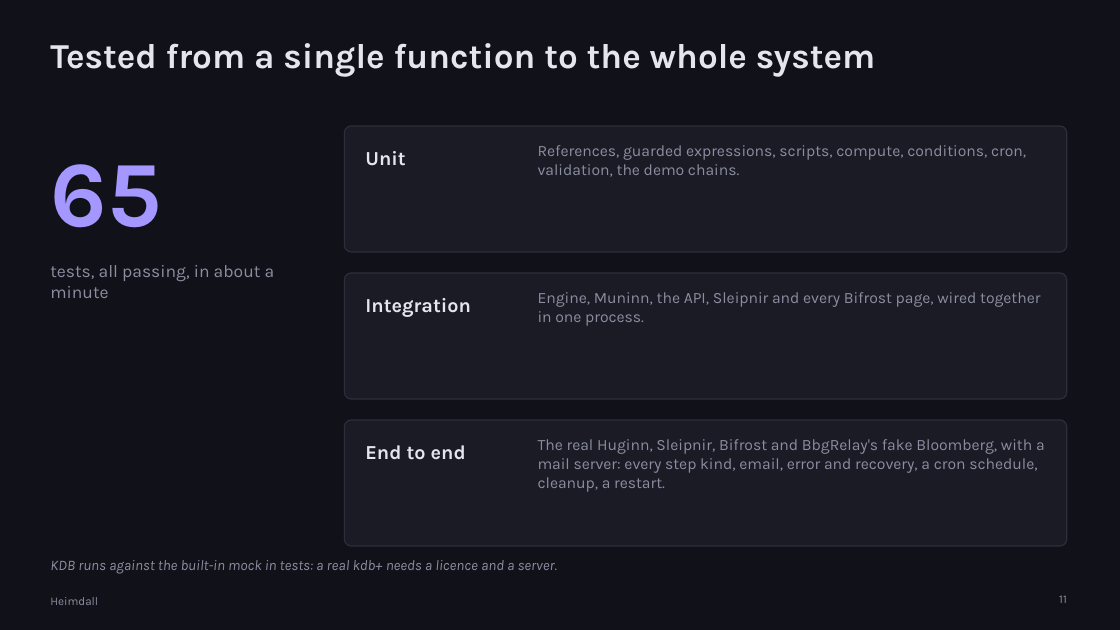
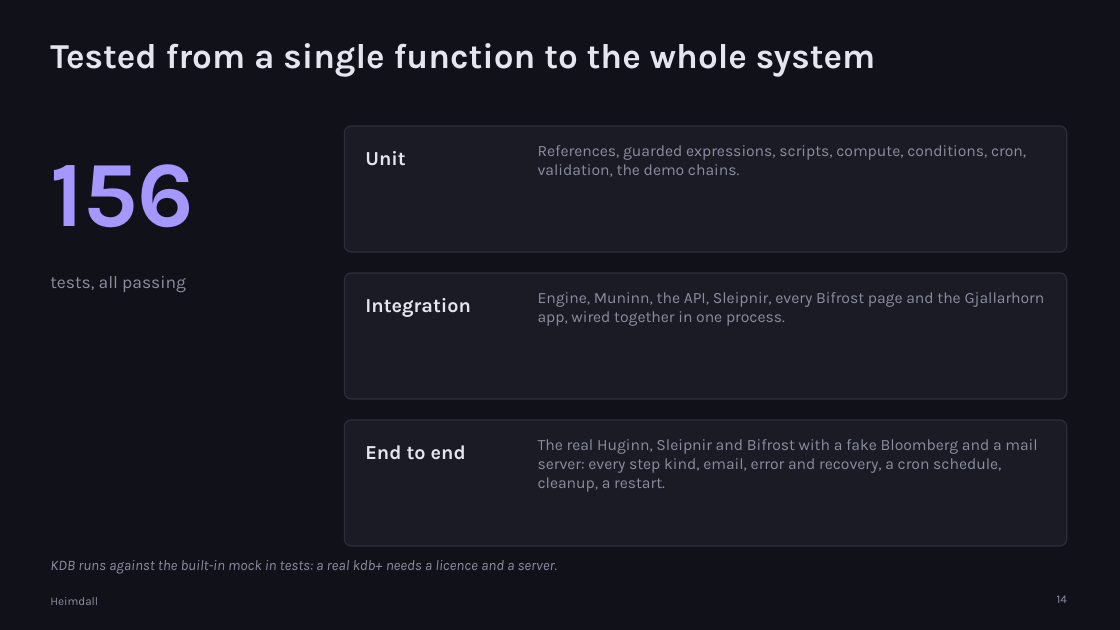
Before and after one commit to kas77000/heimdall, a slide deck: slide 14 of docs/presentation/Heimdall.pptx (slide 11 before the commit). Drawn at 1120x630 pixels with LibreOffice and Linux fonts; fonts in the diff are those of the drawing. Boxes give left, top, right and bottom in pixels: in the first picture for what was removed or moved away, otherwise in the second. Text is boxed around its words. In the diff, an @@ line names an element or a change of style, - is before the commit and + after.

```diff
--- a/docs/presentation/Heimdall.pptx
+++ b/docs/presentation/Heimdall.pptx
@@ text at bbox=[50, 164, 194, 228]: text changed @@
-65
+156
@@ text at bbox=[50, 276, 186, 292]: text changed @@
-tests, all passing, in about a minute
+tests, all passing
@@ text at bbox=[538, 292, 1045, 326]: text changed @@
-Engine, Muninn, the API, Sleipnir and every Bifrost page, wired together in one process.
+Engine, Muninn, the API, Sleipnir, every Bifrost page and the Gjallarhorn app, wired together in one process.
@@ text at bbox=[538, 439, 1037, 492]: text changed @@
-The real Huginn, Sleipnir, Bifrost and BbgRelay's fake Bloomberg, with a mail server: every step kind, email, error and recovery, a cron schedule, cleanup, a restart.
+The real Huginn, Sleipnir and Bifrost with a fake Bloomberg and a mail server: every step kind, email, error and recovery, a cron schedule, cleanup, a restart.
@@ page number at bbox=[1057, 595, 1067, 603]: text changed @@
-11
+14
```
Also in this commit, not shown: 4 other slides changed, 3 slides added, 27 other files.
